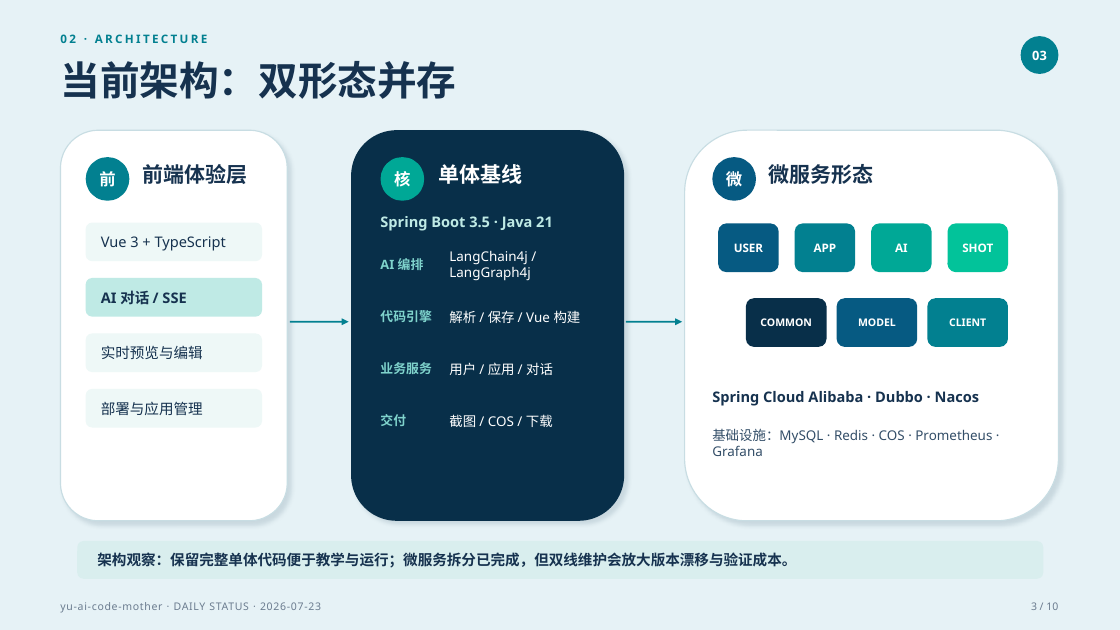
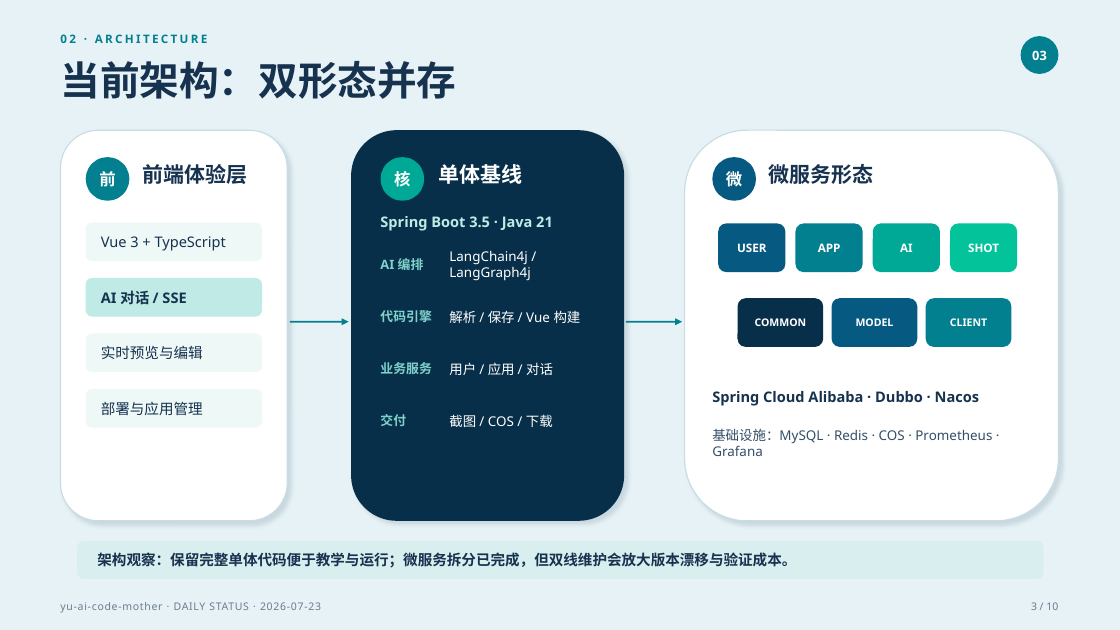
Before and after one commit to liyupi/yu-ai-code-mother, a slide deck: slide 3 of docs/reports/project-status-2026-07-23.pptx. Drawn at 1120x630 pixels with LibreOffice and Linux fonts; fonts in the diff are those of the drawing. Boxes give left, top, right and bottom in pixels: in the first picture for what was removed or moved away, otherwise in the second. Text is boxed around its words. In the diff, an @@ line names an element or a change of style, - is before the commit and + after.

```diff
--- a/docs/reports/project-status-2026-07-23.pptx
+++ b/docs/reports/project-status-2026-07-23.pptx
@@ rounded rectangle: place and size @@
-rounded rectangle at [718,223,779,272]
+rounded rectangle at [718,223,786,272]
@@ text "APP": place and size @@
-text "APP" at [814,243,837,252]
+text "APP" at [818,243,841,252]
@@ rounded rectangle: place and size @@
-rounded rectangle at [795,223,855,272]
+rounded rectangle at [796,223,863,272]
@@ text "AI": place and size @@
-text "AI" at [895,243,908,252]
+text "AI" at [900,243,913,252]
@@ rounded rectangle: place and size @@
-rounded rectangle at [871,223,932,272]
+rounded rectangle at [873,223,940,272]
@@ text "SHOT": place and size @@
-text "SHOT" at [962,243,993,252]
+text "SHOT" at [968,243,999,252]
@@ rounded rectangle: place and size @@
-rounded rectangle at [948,223,1008,272]
+rounded rectangle at [950,223,1017,272]
@@ text "COMMON": place and size @@
-text "COMMON" at [760,318,812,326]
+text "COMMON" at [755,318,807,326]
@@ rounded rectangle: place and size @@
-rounded rectangle at [746,298,827,347]
+rounded rectangle at [738,298,823,347]
@@ rounded rectangle: place and size @@
-rounded rectangle at [837,298,918,347]
+rounded rectangle at [832,298,918,347]
@@ rounded rectangle: place and size @@
-rounded rectangle at [928,298,1008,347]
+rounded rectangle at [926,298,1012,347]
```
Also in this commit, not shown: 7 other slides changed.
